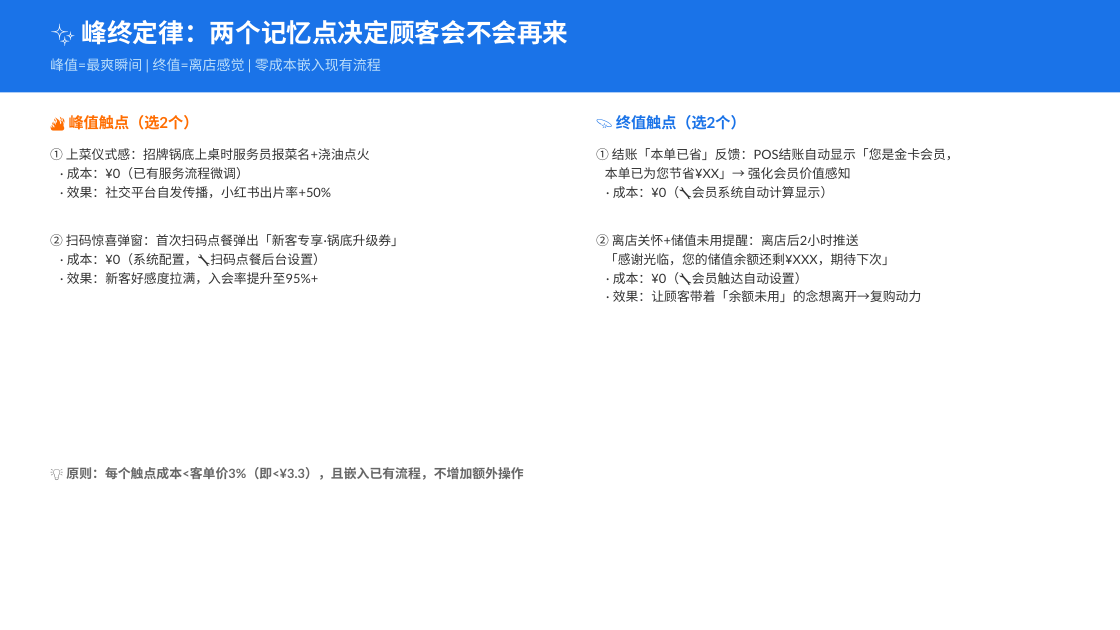
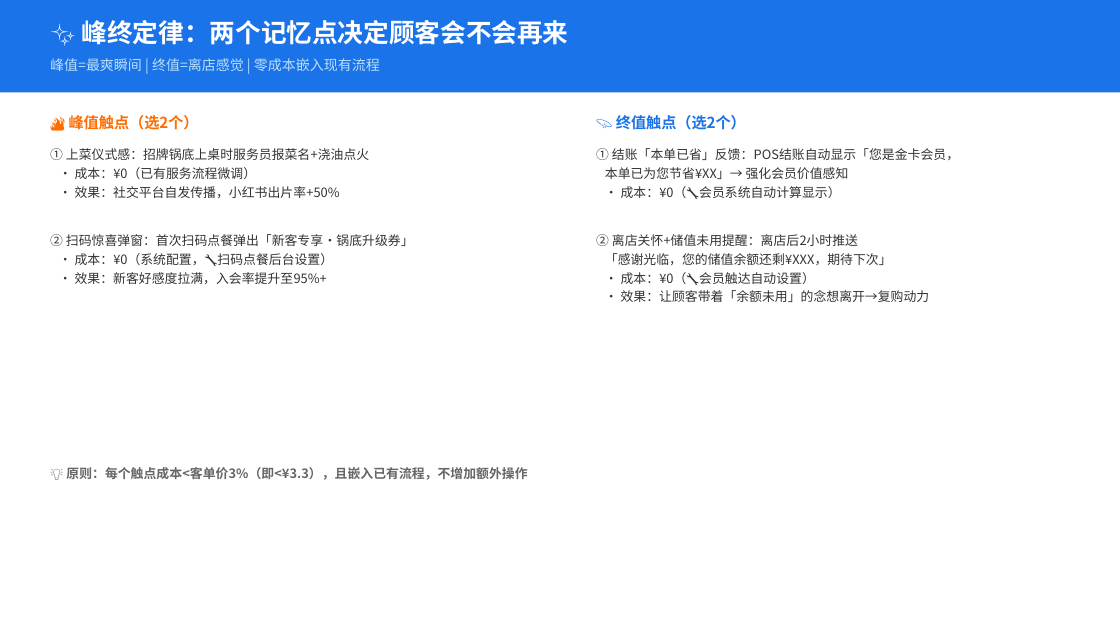
Before and after one commit to maoliang-mt/maoliang-crm, a slide deck: slide 12 of plans/plan_37.pptx. Drawn at 1120x630 pixels with LibreOffice and Linux fonts; fonts in the diff are those of the drawing. Boxes give left, top, right and bottom in pixels: in the first picture for what was removed or moved away, otherwise in the second. Text is boxed around its words. In the diff, an @@ line names an element or a change of style, - is before the commit and + after.

```diff
--- a/plans/plan_37.pptx
+++ b/plans/plan_37.pptx
@@ font Lato to Noto Sans CJK SC in 4 elements at (x1=50, y1=58, x2=380, y2=71), (x1=50, y1=148, x2=414, y2=284), (x1=596, y1=148, x2=959, y2=302), (x1=66, y1=467, x2=527, y2=480) @@
```
Also in this commit, not shown: 15 other slides changed.
